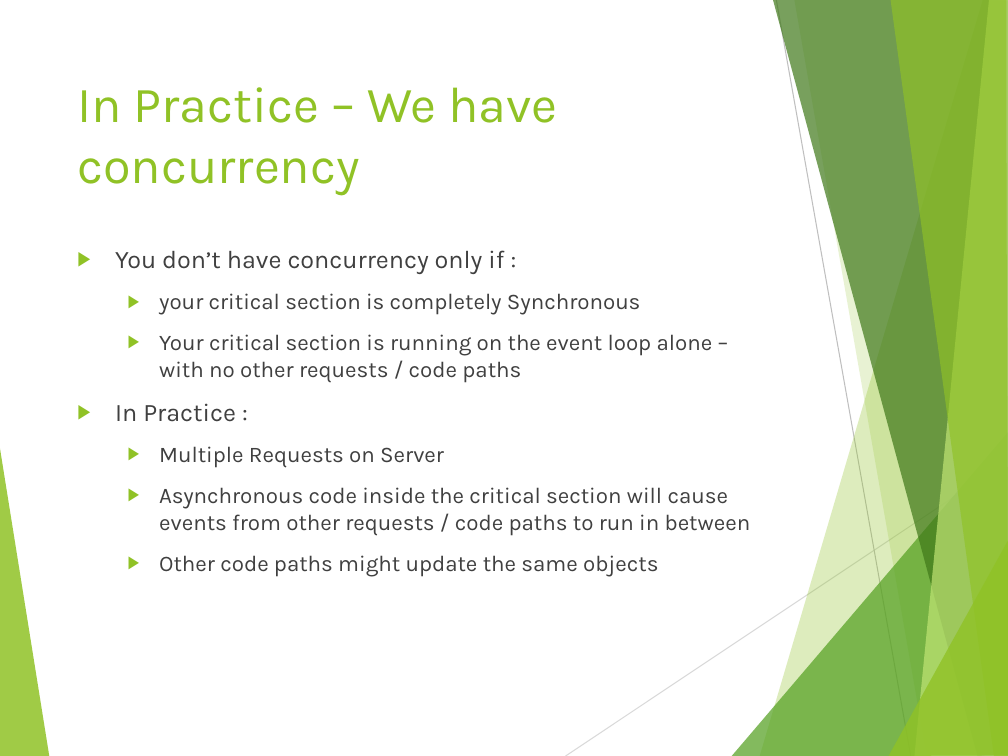
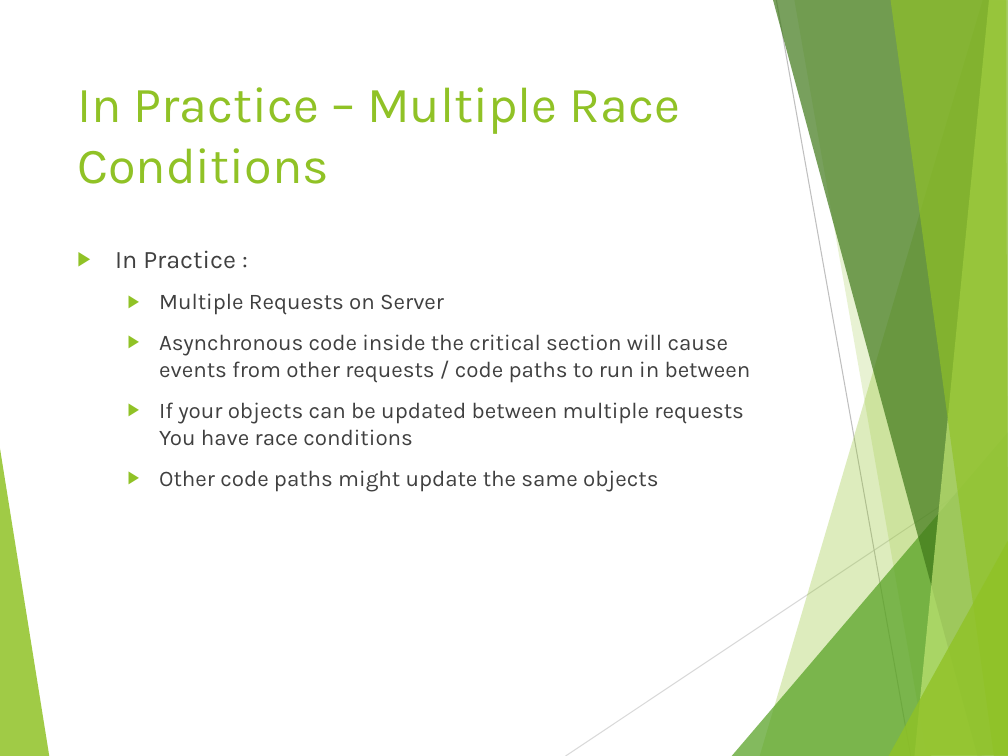
Before and after one commit to tamarstern/MyNodeJSCourse, a slide deck: slide 5 of day2/real_life_concurrency_problems/nodejs_real_life_concurrency_problems.pptx (slide 4 before the commit). Drawn at 1008x756 pixels with LibreOffice and Linux fonts; fonts in the diff are those of the drawing. Boxes give left, top, right and bottom in pixels: in the first picture for what was removed or moved away, otherwise in the second. Text is boxed around its words. In the diff, an @@ line names an element or a change of style, - is before the commit and + after.

```diff
--- a/day2/real_life_concurrency_problems/nodejs_real_life_concurrency_problems.pptx
+++ b/day2/real_life_concurrency_problems/nodejs_real_life_concurrency_problems.pptx
@@ title at bbox=[77, 87, 680, 184]: text changed @@
-In Practice – We have concurrency
+In Practice – Multiple Race Conditions
@@ text at bbox=[115, 250, 713, 383]: paragraphs removed @@
-▶ You don’t have concurrency only if :
-  ▶ your critical section is completely Synchronous
-  ▶ Your critical section is running on the event loop alone – with no other requests / code paths
@@ text at bbox=[159, 402, 743, 446]: paragraph added @@
+  ▶ If your objects can be updated between multiple requests You have race conditions
```
Also in this commit, not shown: 8 other slides changed, 5 slides added, 7 other files.
